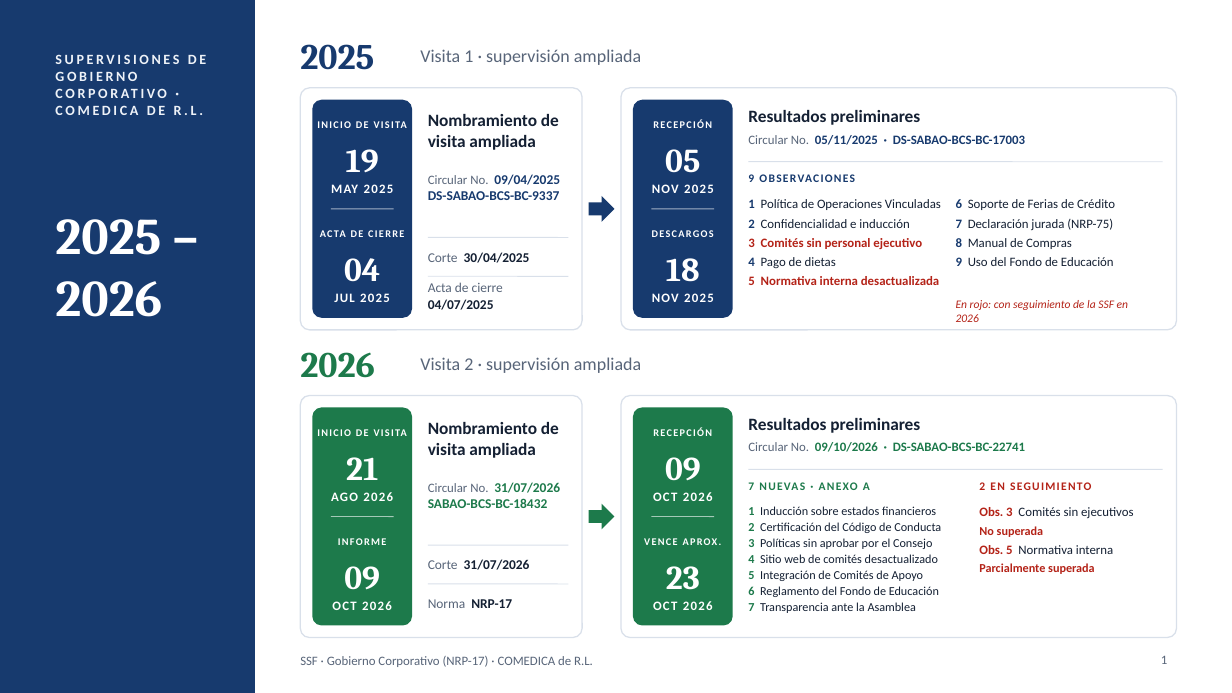
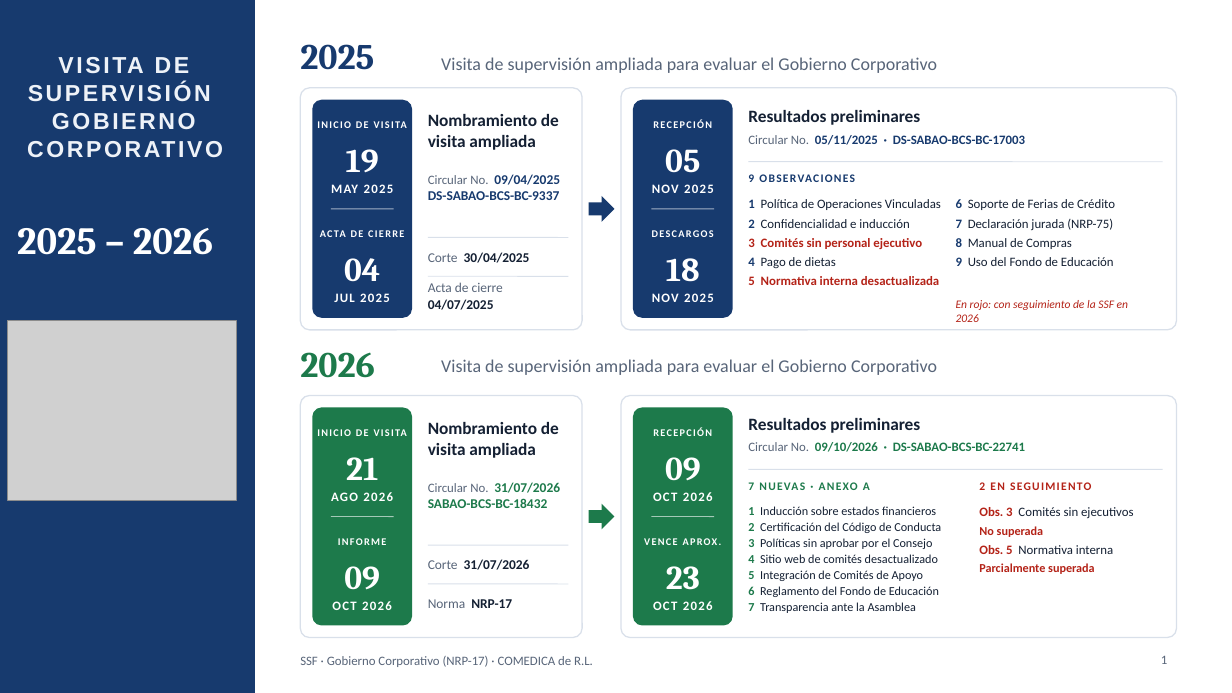
Before and after one commit to menjivar201280/riesgo, a slide deck: slide 1 of supervision-gobierno-corporativo/Supervision_GC_SSF_COMEDICA_2025-2026.pptx. Drawn at 1232x693 pixels with LibreOffice and Linux fonts; fonts in the diff are those of the drawing; grey boxes stand for pictures. Boxes give left, top, right and bottom in pixels: in the first picture for what was removed or moved away, otherwise in the second. Text is boxed around its words. In the diff, an @@ line names an element or a change of style, - is before the commit and + after.

```diff
--- a/supervision-gobierno-corporativo/Supervision_GC_SSF_COMEDICA_2025-2026.pptx
+++ b/supervision-gobierno-corporativo/Supervision_GC_SSF_COMEDICA_2025-2026.pptx
@@ text at (x1=441, y1=57, x2=937, y2=73): text changed @@
-Visita 1 · supervisión ampliada
+Visita de supervisión ampliada para evaluar el Gobierno Corporativo
@@ text at (x1=52, y1=113, x2=196, y2=130): text changed; size 11 to 18 pt; font Calibri to Arial @@
-SUPERVISIONES DE GOBIERNO CORPORATIVO · COMEDICA DE R.L.
+VISITA DE SUPERVISIÓN GOBIERNO CORPORATIVO
@@ title at (x1=17, y1=228, x2=213, y2=255): text changed; size 40 to 30 pt @@
-2025 –
-2026
+2025 – 2026
@@ picture added at (x1=7, y1=321, x2=237, y2=500) @@
@@ text at (x1=441, y1=359, x2=937, y2=375): text changed @@
-Visita 2 · supervisión ampliada
+Visita de supervisión ampliada para evaluar el Gobierno Corporativo
```
Also in this commit, not shown: 1 other slide changed.
